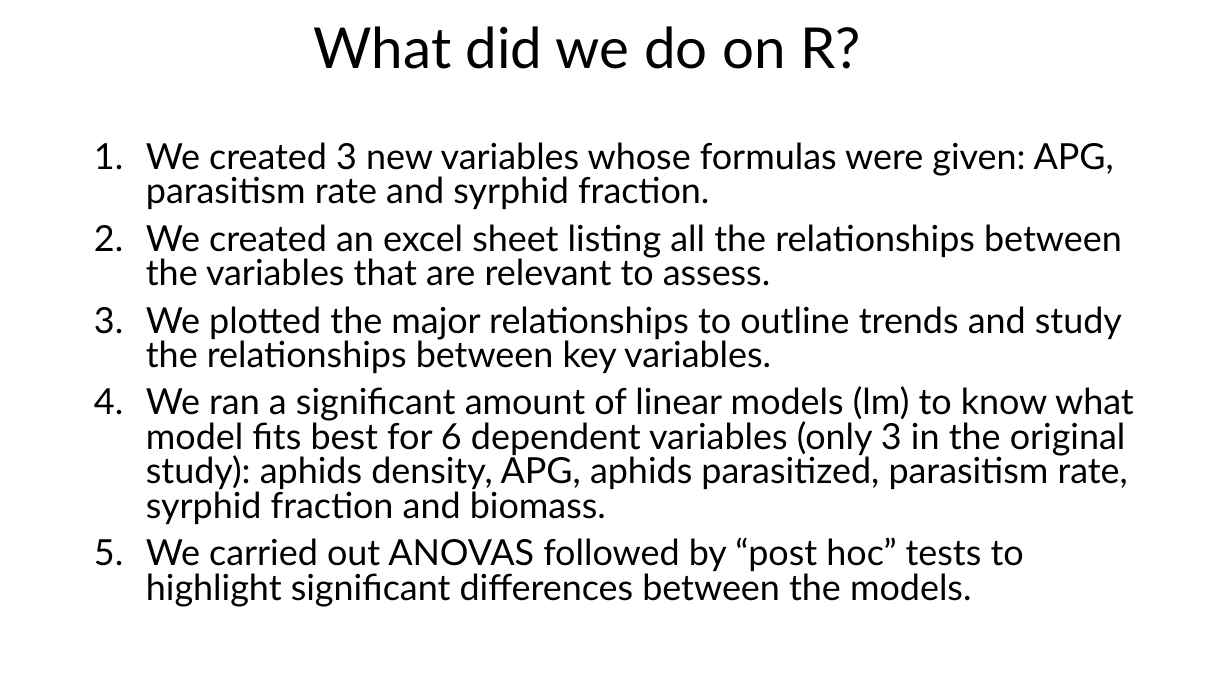
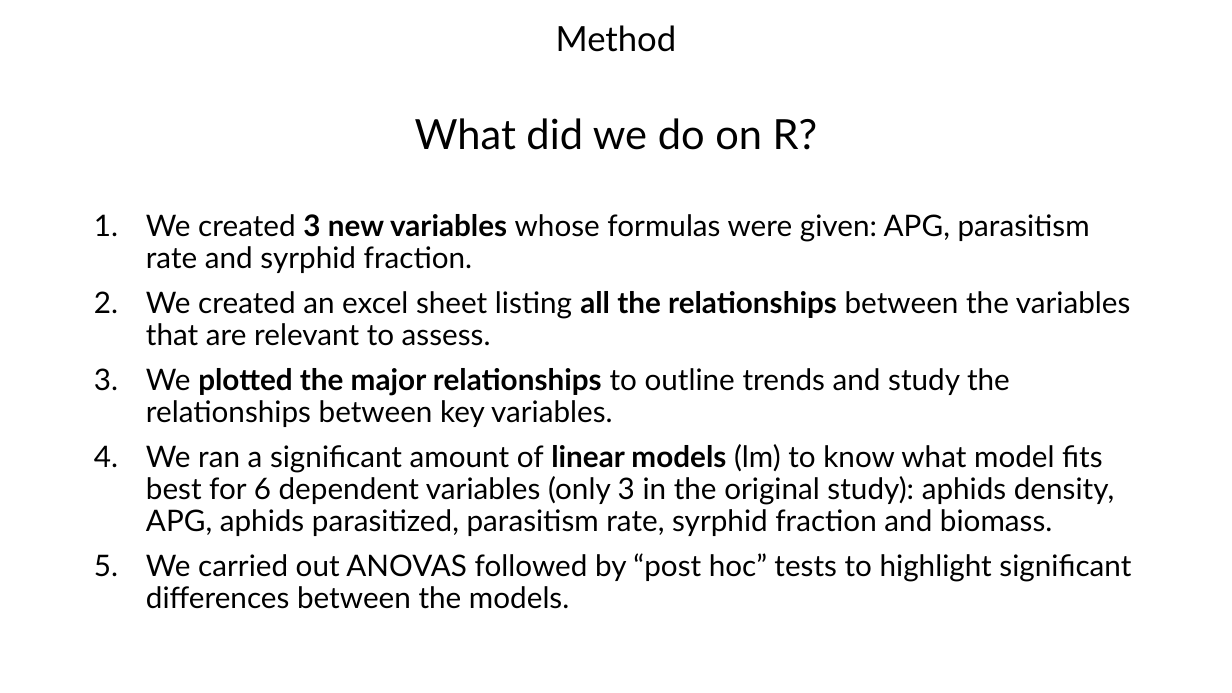
Before and after one commit to Drissmiele/Group-project, a slide deck: slide 6 of Final presentation.pptx. Drawn at 1232x693 pixels with LibreOffice and Linux fonts; fonts in the diff are those of the drawing. Boxes give left, top, right and bottom in pixels: in the first picture for what was removed or moved away, otherwise in the second. Text is boxed around its words. In the diff, an @@ line names an element or a change of style, - is before the commit and + after.

```diff
--- a/Final presentation.pptx
+++ b/Final presentation.pptx
@@ title at (x1=415, y1=25, x2=818, y2=150): text changed; size 44 to 32.4 pt @@
-What did we do on R?
+Method
+What did we do on R?
@@ text "We created 3 new variables ..." moved from (x1=146, y1=142, x2=1134, y2=607) to (x1=146, y1=214, x2=1131, y2=609) @@
@@ text "We created 3 new variables ..." at (x1=146, y1=214, x2=1131, y2=609): size 28 to 23.1 pt; bold on in "3 new variables", "all the relationships", "plotted the major relationships", "linear models"; line spacing 0.8 to 0.9 @@
```
Also in this commit, not shown: 2 other slides changed, 2 other files.
